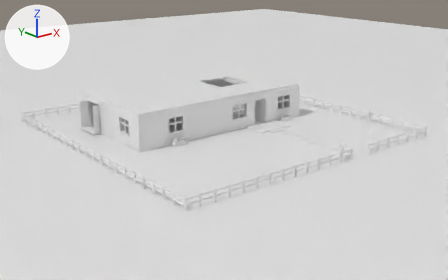
The Blender file blender/home.blend: old version first, new version second.
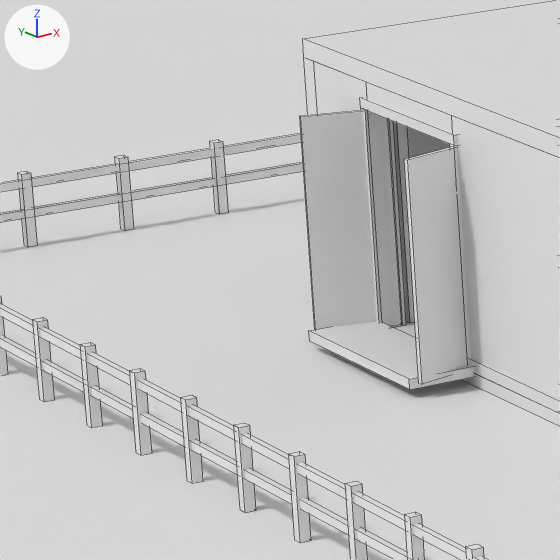
The first picture shows the older version from a 50 mm lens placed at (-33.8, -41.9, 16.1), pointed at (0.1, 0.4, -0.9). The close-ups show the older and then the newer version on the part from 10% to 25% of the width and 31% to 56% of the height of that picture. Only the edits that show in the close-ups are written down. Every picture has the same lights, and +X, +Y and +Z are marked at upper left. The close-ups show mesh edges as thin lines.

Names of what the first close-up shows: 'ceil_west', 'fence_rail_-13_15_0.35', 'fence_rail_-13_15_0.72', 'fence_rail_13_15_0.35', 'fence_rail_13_15_0.72', 'french_jamb1', 'french_leaf-1', 'french_leaf1', 'french_sill', 'ground', 'wall_w_2.90_0.15', 'wall_w_8.60_0.15' and 19 more.
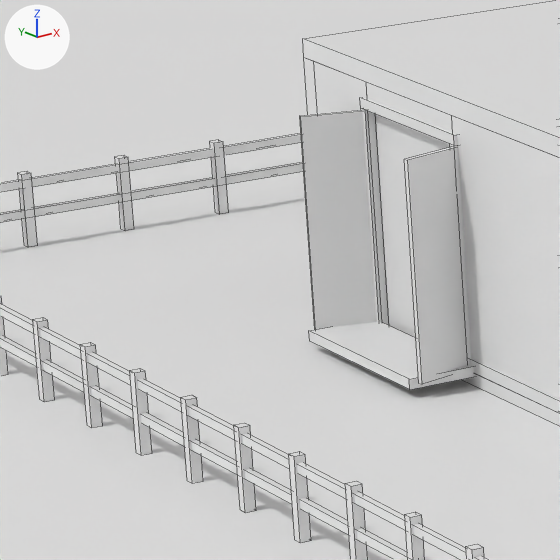
The change, as a list of edits to the scene's bpy script:
```text
Add me_french_veil:
    me_french_veil.from_pydata([(-0.98, 0.0, 0.0), (0.98, 0.0, 0.0), (-0.98, 2.52, 0.0), (0.98, 2.52, 0.0)], [], [(0, 1, 3, 2)])
Add ob_french_veil:
    ob_french_veil = bpy.data.objects.new('french_veil', me_french_veil)
    ob_french_veil.location = (-9.05, 7.6, 0.16)
    ob_french_veil.rotation_euler = (1.571, 0.0, 1.571)  # degrees (90, 0, 90)
```

Boxes (x1, y1, x2, y2) around the edits, measured in the close-ups (560 x 560 px):
'french_veil', added
    after: (375, 114, 450, 338)
'french_curtain_-1_0', unchanged, covered by the edit
    before: (393, 121, 415, 323)
